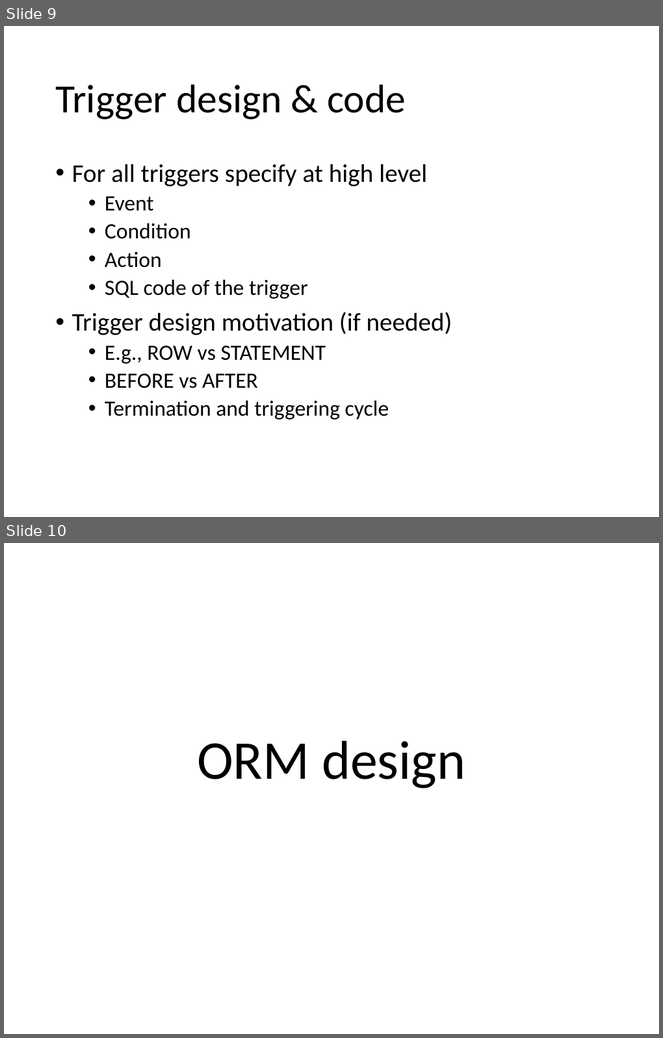
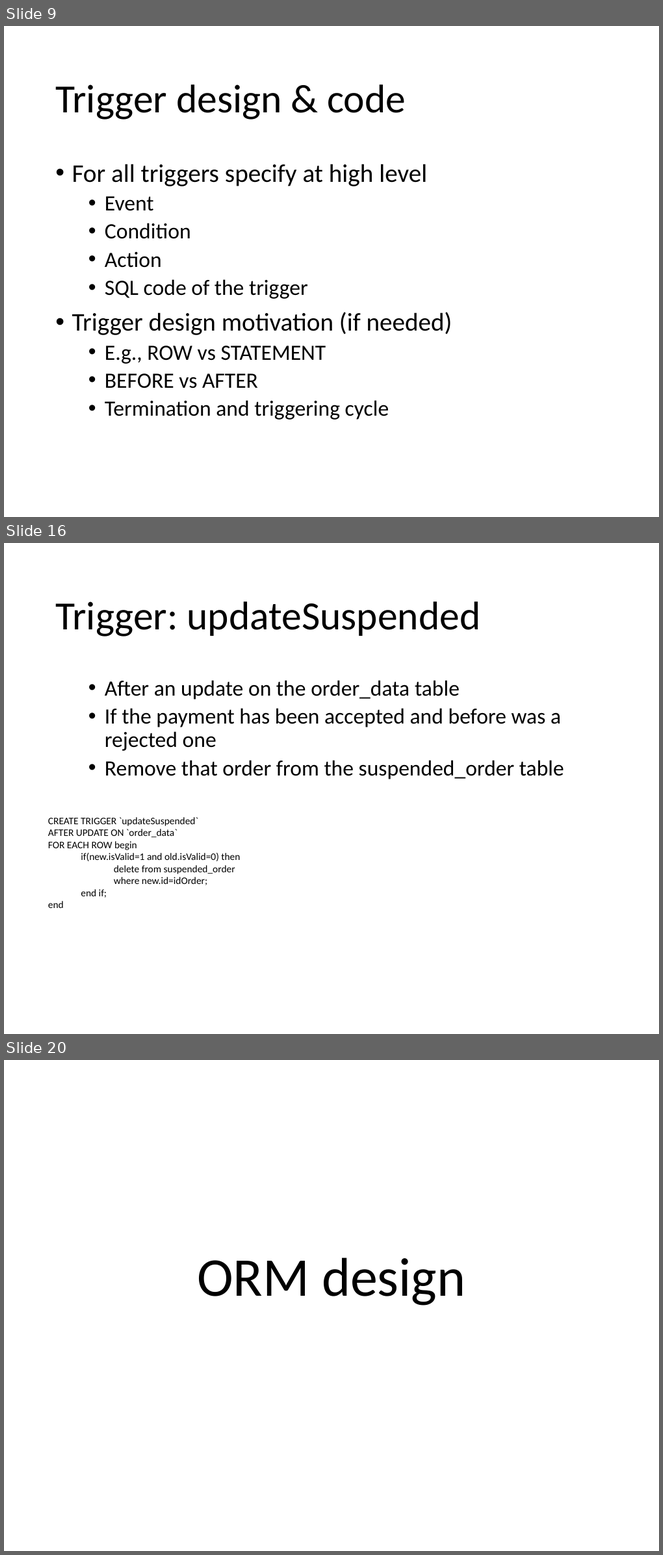
Before and after one commit to CanaliDavide/ProjectBD2-CanaliCordioli, a slide deck: TemplateProjectDocumentation.pptx. Shown one above the other, each under a label of ours: slides 9 and 10 before the commit, slides 9, 16 and 20 after it; the slides between them are not shown. The pictures are 663x1038 and 663x1555 pixels, drawn with LibreOffice and Linux fonts; fonts in the diff are those of the drawing. Boxes give left, top, right and bottom in pixels: in the first picture for what was removed or moved away, otherwise in the second. Text is boxed around its words. In the diff, an @@ line names an element or a change of style, - is before the commit and + after.

```diff
--- a/TemplateProjectDocumentation.pptx
+++ b/TemplateProjectDocumentation.pptx
@@ slide 16 added at (4, 543, 659, 1034), background #FFFFFF @@
@@ title added at (55, 601, 481, 637), 44 pt, text #000000 @@
+Trigger: updateSuspended
@@ text added at (105, 680, 564, 780), 24 pt, text #000000 @@
+  • After an update on the order_data table
+  • If the payment has been accepted and before was a rejected one
+  • Remove that order from the suspended_order table
@@ text added at (48, 817, 240, 908), 11 pt, text #000000 @@
+CREATE TRIGGER `updateSuspended`
+AFTER UPDATE ON `order_data`
+FOR EACH ROW begin
+  if(new.isValid=1 and old.isValid=0) then
+    delete from suspended_order
+    where new.id=idOrder;
+  end if;
+end
@@ what was slide 10 is now slide 20 @@
```
Also in this commit, not shown: 4 slides changed, 10 other slides added, 1 slide removed.
